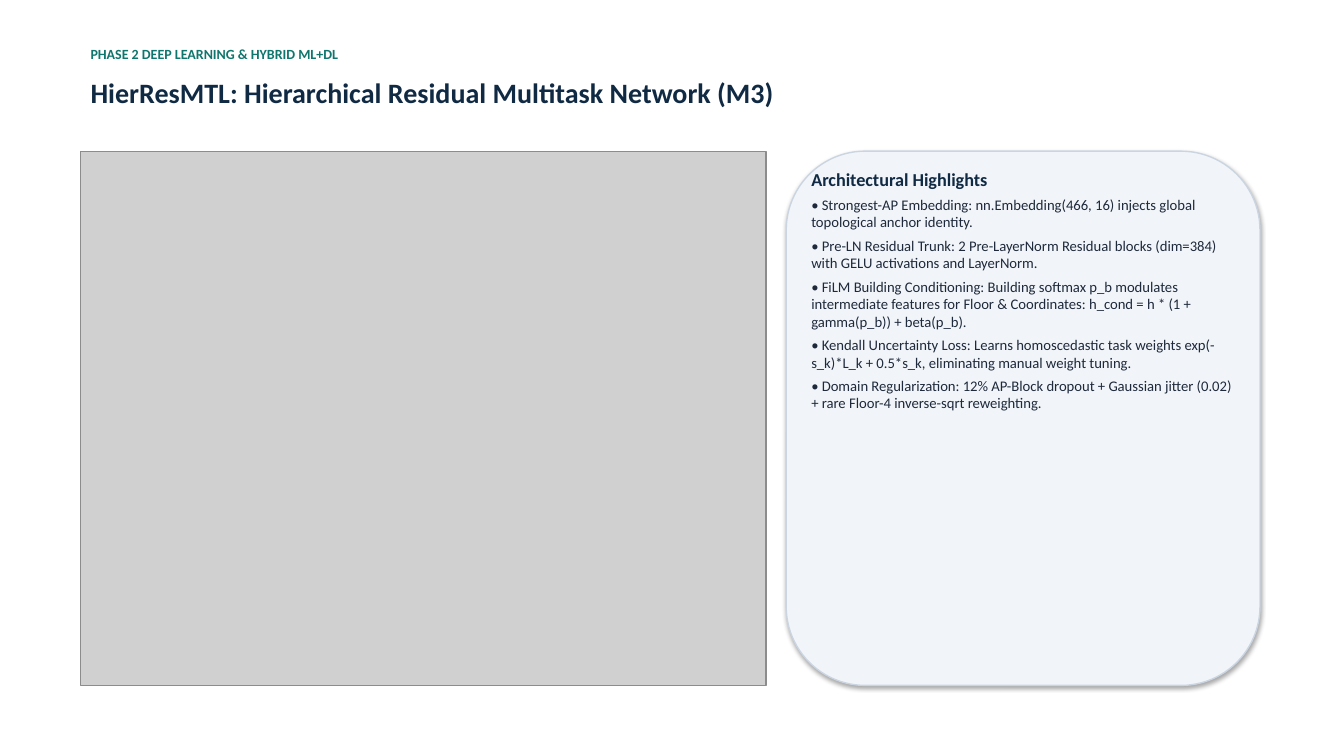
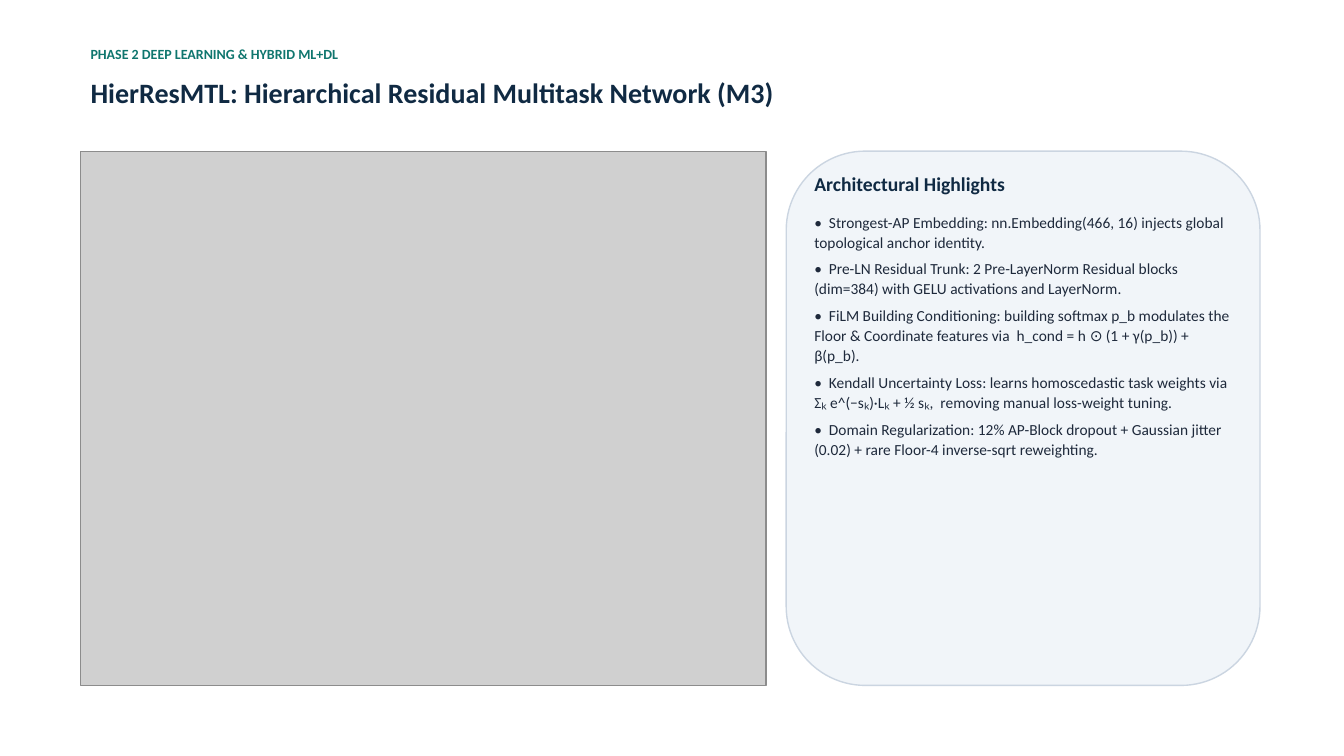
Before and after one commit to vedpawar2254/Indoor-location-prediction-using-wifi-signals, a slide deck: slide 5 of presentation/Phase2_Presentation.pptx. Drawn at 1344x756 pixels with LibreOffice and Linux fonts; fonts in the diff are those of the drawing; grey boxes stand for pictures. Boxes give left, top, right and bottom in pixels: in the first picture for what was removed or moved away, otherwise in the second. Text is boxed around its words. In the diff, an @@ line names an element or a change of style, - is before the commit and + after.

```diff
--- a/presentation/Phase2_Presentation.pptx
+++ b/presentation/Phase2_Presentation.pptx
@@ rounded rectangle at [786, 151, 1260, 686]: shadow off @@
@@ text at [814, 177, 1224, 458]: size 13 to 14 pt in "Architectural Highlights"; size 10.5 to 11 pt in "• Strongest-AP Embedding: nn.Embedding(466, 16) injects glob ...", "• Pre-LN Residual Trunk: 2 Pre-LayerNorm Residual ...", "• Domain Regularization: 12% AP-Block dropout + ..."; more space between paragraphs; line spacing 1 to 1.08 @@
@@ text at [814, 310, 1229, 411]: text changed; size 10.5 to 11 pt @@
-• FiLM Building Conditioning: Building softmax p_b modulates intermediate features for Floor & Coordinates: h_cond = h * (1 + gamma(p_b)) + beta(p_b).
-• Kendall Uncertainty Loss: Learns homoscedastic task weights exp(-s_k)*L_k + 0.5*s_k, eliminating manual weight tuning.
+• FiLM Building Conditioning: building softmax p_b modulates the Floor & Coordinate features via h_cond = h ⊙ (1 + γ(p_b)) + β(p_b).
+• Kendall Uncertainty Loss: learns homoscedastic task weights via Σₖ e^(−sₖ)·Lₖ + ½ sₖ, removing manual loss-weight tuning.
```
Also in this commit, not shown: 9 other slides changed, 7 other files.
